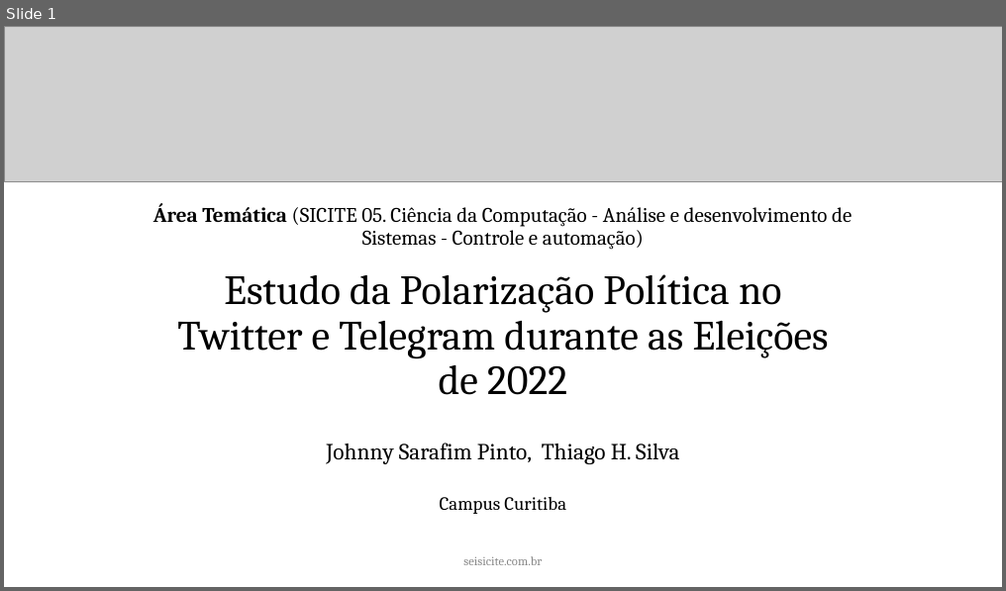
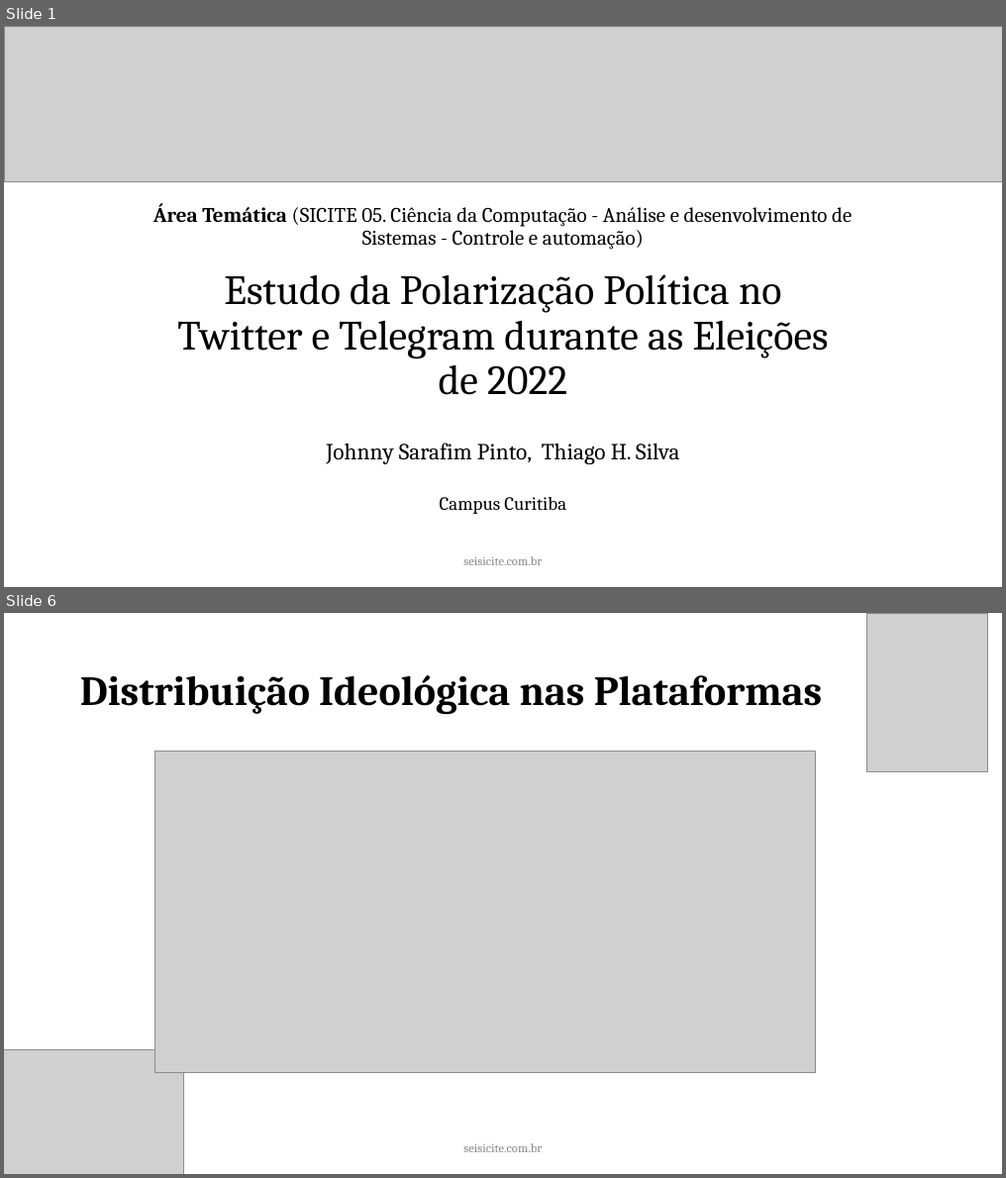
Before and after one commit to joojkun/sicite-2023-apresentacao, a slide deck: 2023 - Template Apresentação ✅.pptx. Shown one above the other, each under a label of ours: slide 1 before the commit, slides 1 and 6 after it; the slides between them are not shown. The pictures are 1006x591 and 1006x1178 pixels, drawn with LibreOffice and Linux fonts; fonts in the diff are those of the drawing; grey boxes stand for pictures. Boxes give left, top, right and bottom in pixels: in the first picture for what was removed or moved away, otherwise in the second. Text is boxed around its words. In the diff, an @@ line names an element or a change of style, - is before the commit and + after.

```diff
--- a/2023 - Template Apresentação ✅.pptx
+++ b/2023 - Template Apresentação ✅.pptx
@@ slide 6 added at (4,613,1002,1174), background #FFFFFF @@
@@ picture added at (867,613,988,772) @@
@@ title added at (80,675,823,715), 40 pt, text #000000, bold @@
+Distribuição Ideológica nas Plataformas
@@ picture added at (155,752,816,1073) @@
@@ picture added at (4,1051,183,1174) @@
@@ text added at (463,1144,542,1153), 12 pt, text #888888 @@
+seisicite.com.br
```
Also in this commit, not shown: 3 slides changed, 7 other slides added, 1 slide removed.
